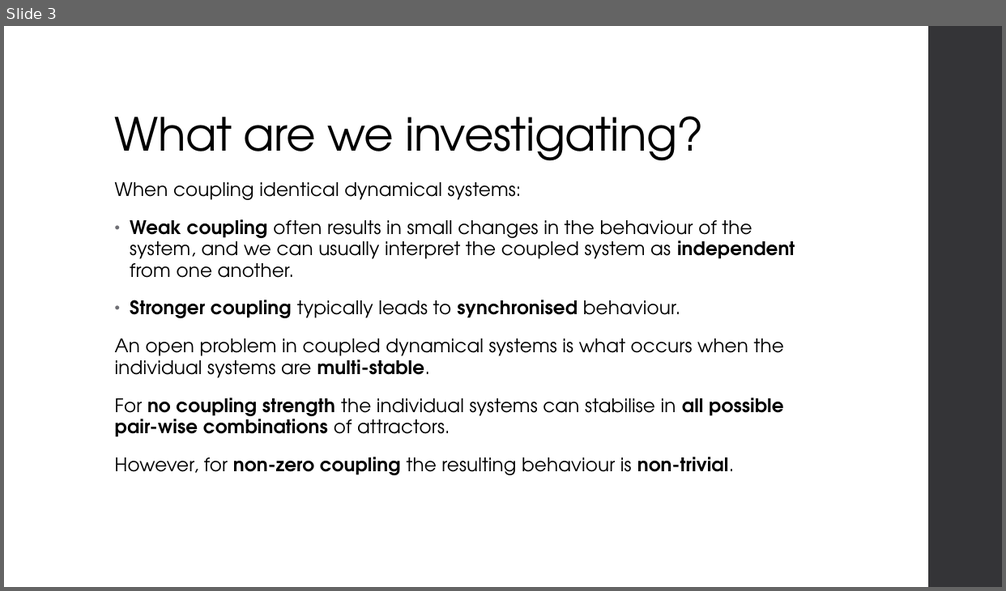
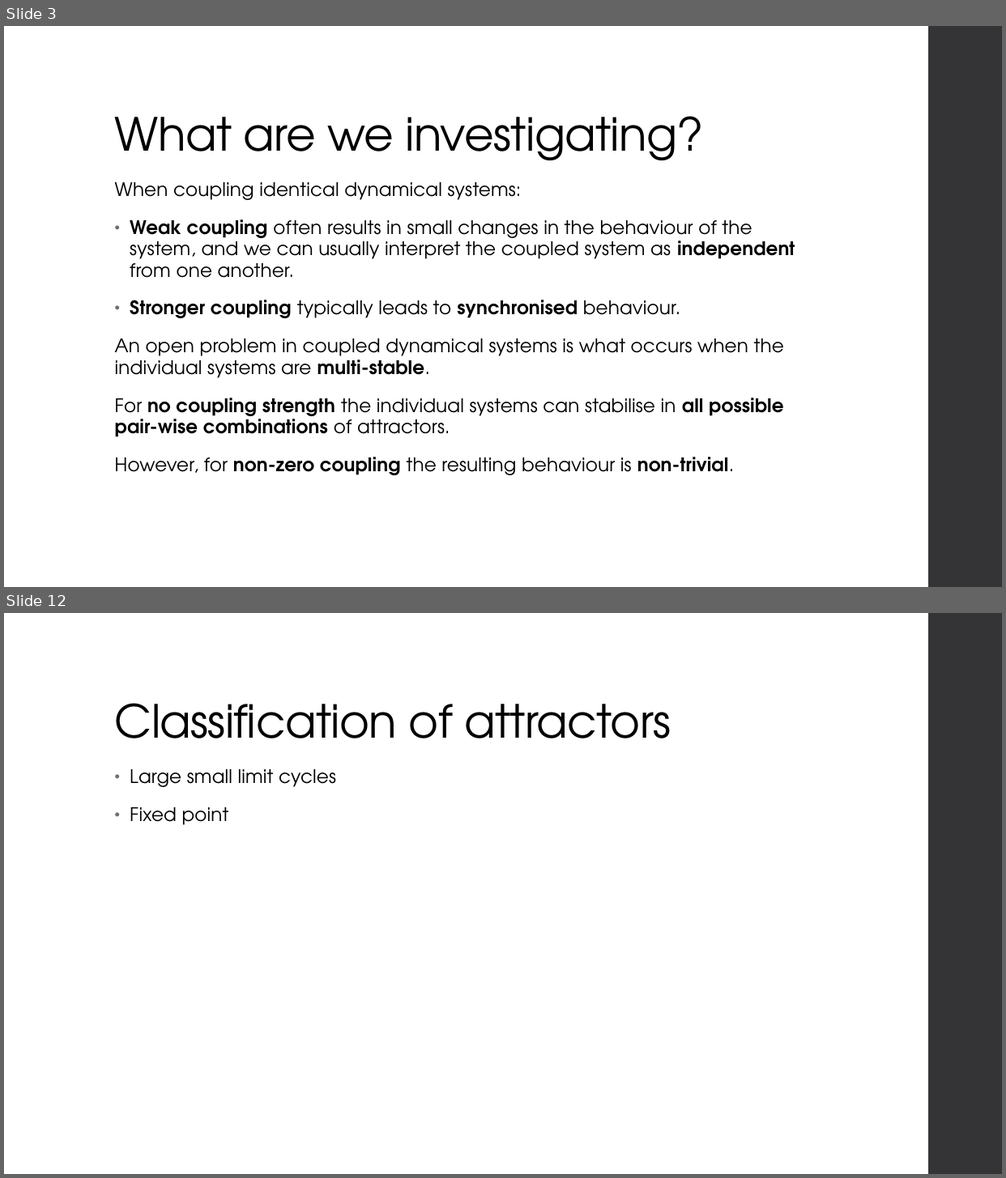
Before and after one commit to JonasEBrown/University, a slide deck: EPSRC Internship/October Presentation.pptx. Shown one above the other, each under a label of ours: slide 3 before the commit, slides 3 and 12 after it; the slides between them are not shown. The pictures are 1006x591 and 1006x1178 pixels, drawn with LibreOffice and Linux fonts; fonts in the diff are those of the drawing. Boxes give left, top, right and bottom in pixels: in the first picture for what was removed or moved away, otherwise in the second. Text is boxed around its words. In the diff, an @@ line names an element or a change of style, - is before the commit and + after.

Commit message:
PowerPoint plan

```diff
--- a/EPSRC Internship/October Presentation.pptx
+++ b/EPSRC Internship/October Presentation.pptx
@@ slide 12 added at box(4, 613, 1002, 1174), background #FFFFFF; not listed: 1 template element that a slide beside it also shows @@
@@ title added at box(115, 703, 671, 739), 44 pt, text #000000 @@
+Classification of attractors
@@ text added at box(130, 769, 336, 825), 18 pt, text #000000 @@
+• Large small limit cycles
+• Fixed point
```
Also in this commit, not shown: 8 slides changed, 4 other slides added, 3 other files.
